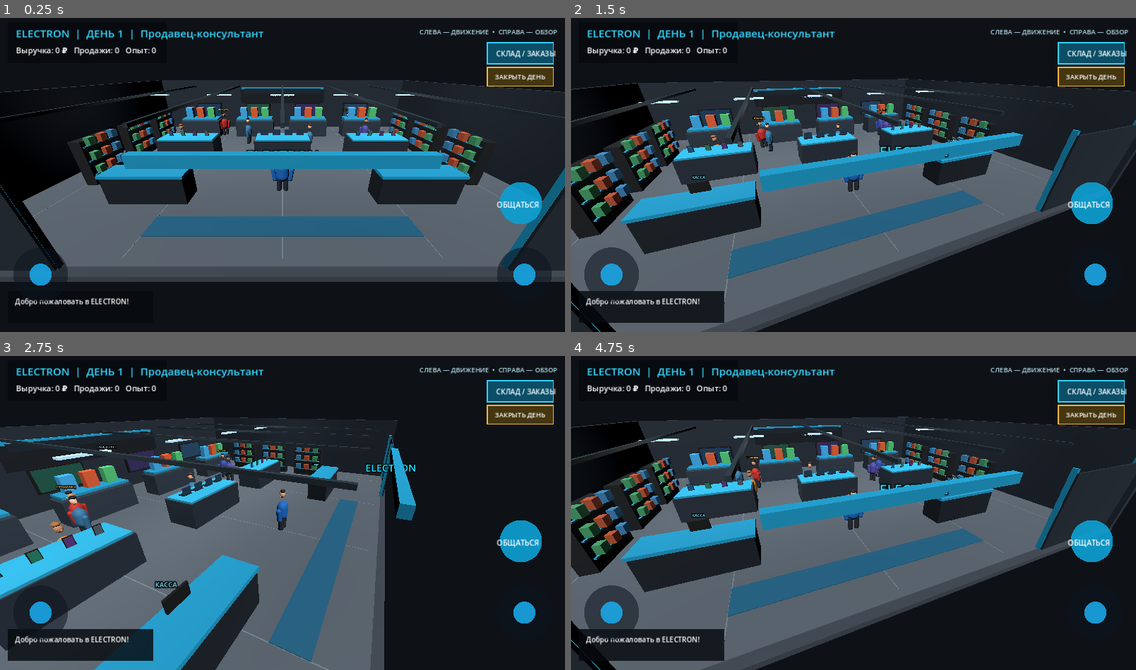
Above: before the commit, frames 1-4 (two rows, left to right).
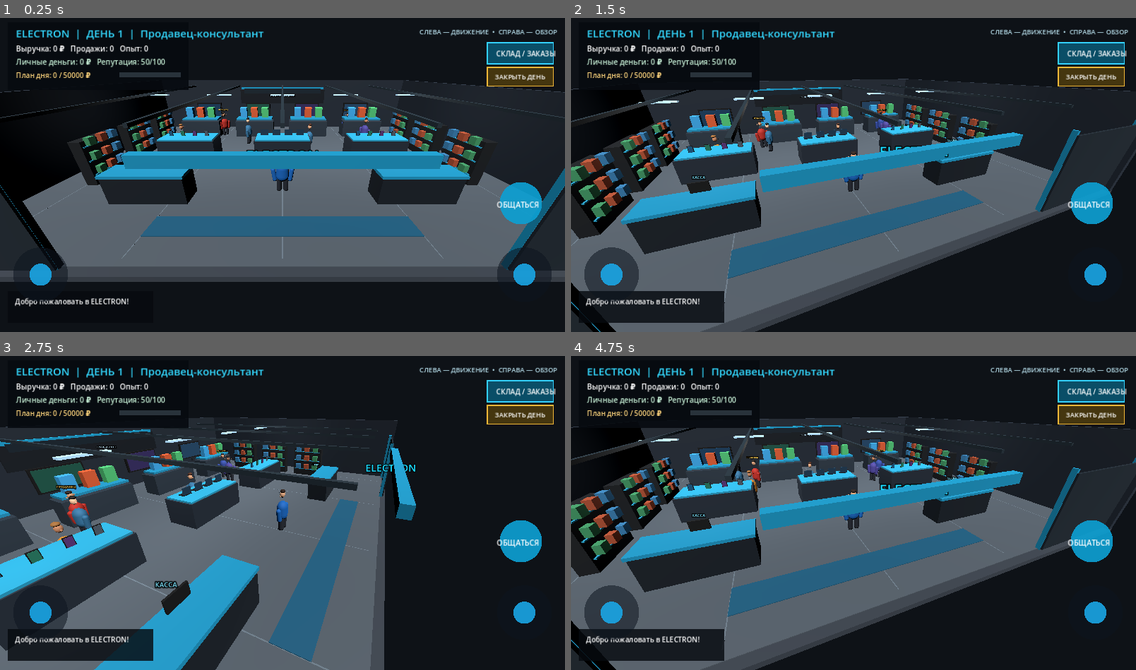
Above: after the commit, the same moments.

Repository: shilinillyaalexandrovich-wq/ELECTRON-3D
Game: Godot game, scene res://scenes/main.tscn
Same seed, same stepped clock (60 frames per second), same inputs: the game is played once before the commit and once after it.
Inputs (mouse positions are in pixels of both pictures, inside the frame that each line leads up to):
- Up to frame 1 (0.25 s): no input
- Up to frame 2 (1.5 s): move the mouse to (977, 156) at 0.52 s; click (977, 156) at 0.67 s; drag from (740, 187) to (825, 237) at 1.27 s
- Up to frame 3 (2.75 s): move the mouse to (339, 440) at 2.02 s; click (339, 440) at 2.17 s
- Up to frame 4 (4.75 s): drag from (825, 575) to (684, 462) at 2.77 s; move the mouse to (1023, 560) at 3.52 s; click (1023, 560) at 3.67 s; drag from (684, 462) to (768, 431) at 4.27 s

The runs differ from the first frame. In frame 1, 1.2% of the frame differs, in the area x 2-34%, y 8-23%; in frame 2, 1.6%, in the area x 1-34%, y 8-23%; in frame 3, 1.6%; in frame 4, 1.6%.

Commit message:
Display player finances reputation and daily sales target

Diff:
--- a/scripts/game.gd
+++ b/scripts/game.gd
@@ -321,9 +321,14 @@
 
 func _draw_hud(hud: Control) -> void:
     var size := hud.get_viewport_rect().size
-    hud.draw_rect(Rect2(18, 18, 360, 92), Color(0.025, 0.04, 0.06, 0.88), true)
+    hud.draw_rect(Rect2(18, 18, 410, 154), Color(0.025, 0.04, 0.06, 0.90), true)
     hud.draw_string(ThemeDB.fallback_font, Vector2(36, 52), "ELECTRON  |  ДЕНЬ %d  |  %s" % [day, career.current_rank()], HORIZONTAL_ALIGNMENT_LEFT, -1, 24, Color(0.2, 0.85, 1))
-    hud.draw_string(ThemeDB.fallback_font, Vector2(36, 88), "Выручка: %d ₽   Продажи: %d   Опыт: %d" % [money, sales, career.experience], HORIZONTAL_ALIGNMENT_LEFT, -1, 18, Color.WHITE)
+    hud.draw_string(ThemeDB.fallback_font, Vector2(36, 84), "Выручка: %d ₽   Продажи: %d   Опыт: %d" % [money, sales, career.experience], HORIZONTAL_ALIGNMENT_LEFT, -1, 17, Color.WHITE)
+    hud.draw_string(ThemeDB.fallback_font, Vector2(36, 114), "Личные деньги: %d ₽   Репутация: %d/100" % [career.cash, career.reputation], HORIZONTAL_ALIGNMENT_LEFT, -1, 17, Color(0.78, 0.94, 0.84))
+    hud.draw_string(ThemeDB.fallback_font, Vector2(36, 144), "План дня: %d / %d ₽" % [money, career.daily_target], HORIZONTAL_ALIGNMENT_LEFT, -1, 16, Color(0.98, 0.82, 0.48))
+    var target_ratio: float = clampf(float(money) / maxf(1.0, float(career.daily_target)), 0.0, 1.0)
+    hud.draw_rect(Rect2(270, 132, 140, 10), Color(0.16, 0.2, 0.23), true)
+    hud.draw_rect(Rect2(270, 132, 140.0 * target_ratio, 10), Color(0.12, 0.78, 0.48), true)
     hud.draw_rect(Rect2(18, size.y - 92, 330, 72), Color(0.025, 0.04, 0.06, 0.82), true)
     hud.draw_string(ThemeDB.fallback_font, Vector2(34, size.y - 63), message, HORIZONTAL_ALIGNMENT_LEFT, 290, 16, Color.WHITE)
     hud.draw_string(ThemeDB.fallback_font, Vector2(size.x - 330, 45), "СЛЕВА — ДВИЖЕНИЕ  •  СПРАВА — ОБЗОР", HORIZONTAL_ALIGNMENT_LEFT, 320, 15, Color(0.7, 0.85, 0.9))
